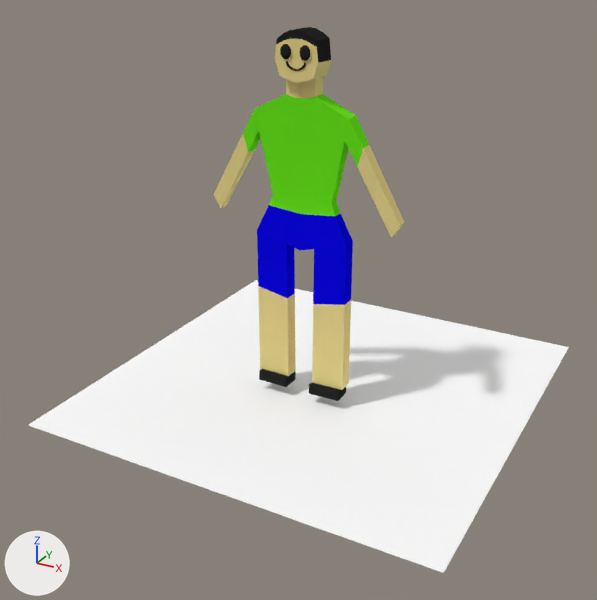
The Blender file game assets.blend as it was, and as the next commit left it.
One viewpoint serves both versions: a camera (50 mm lens) standing at (4.94, -9.14, 6.53) and looking at (-0.02, -0.12, 2.02). The axes (+X, +Y, +Z) are drawn at lower left. The lights are the same throughout.
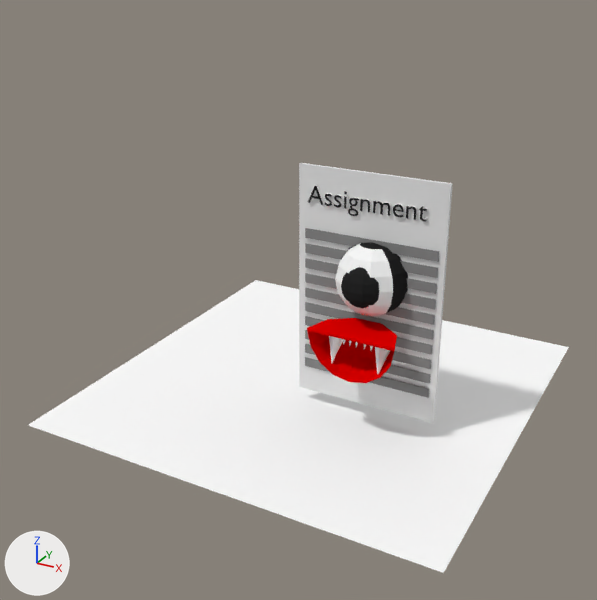
Commit message: Added assignment

What differs and where, as boxes (x1, y1, x2, y2) in the pictures (597 x 600 px):
'Assignment', added: after (299, 163, 453, 423)
    faces in mat_pages (white #e7e7e7): (299, 163, 453, 423)
    faces in mat_text (grey #888888): (305, 228, 439, 398)
    faces in mat_bag (red #e70000): (307, 318, 397, 383)
    faces in mat_eyes (black #252525): (308, 186, 427, 313)
    faces in mat_lablel (white #fafafa): (329, 243, 393, 374)
'Cube.004', hidden: before (213, 27, 405, 401)

The edits, one by one:
Material 'Text' (mat_text) is new.
Its base color is (0.246, 0.246, 0.246) (grey #888888).
Mesh me_cutext is new.
It has 2193 vertices, 3097 faces and spans x -0.4..5.41, y -7.95..1.4, z -0.14..1.86.
Faces by material slot: [1922, 1014, 74, 27, 60].
It uses material mat_pages (white #e7e7e7).
It uses material mat_eyes (black #252525).
It uses material mat_lablel (white #fafafa).
It uses material mat_bag (red #e70000).
It uses material mat_text (grey #888888).
Object 'Cube.004' (ob_cube_004) is now hidden.
Object 'Assignment' (ob_assignment) is new; it shows me_cutext.
Its location is (0.14, -0.14, 3.43).
Its rotation in degrees is (90, 0, 0).
Its scale is (0.345, 0.345, 0.345).
